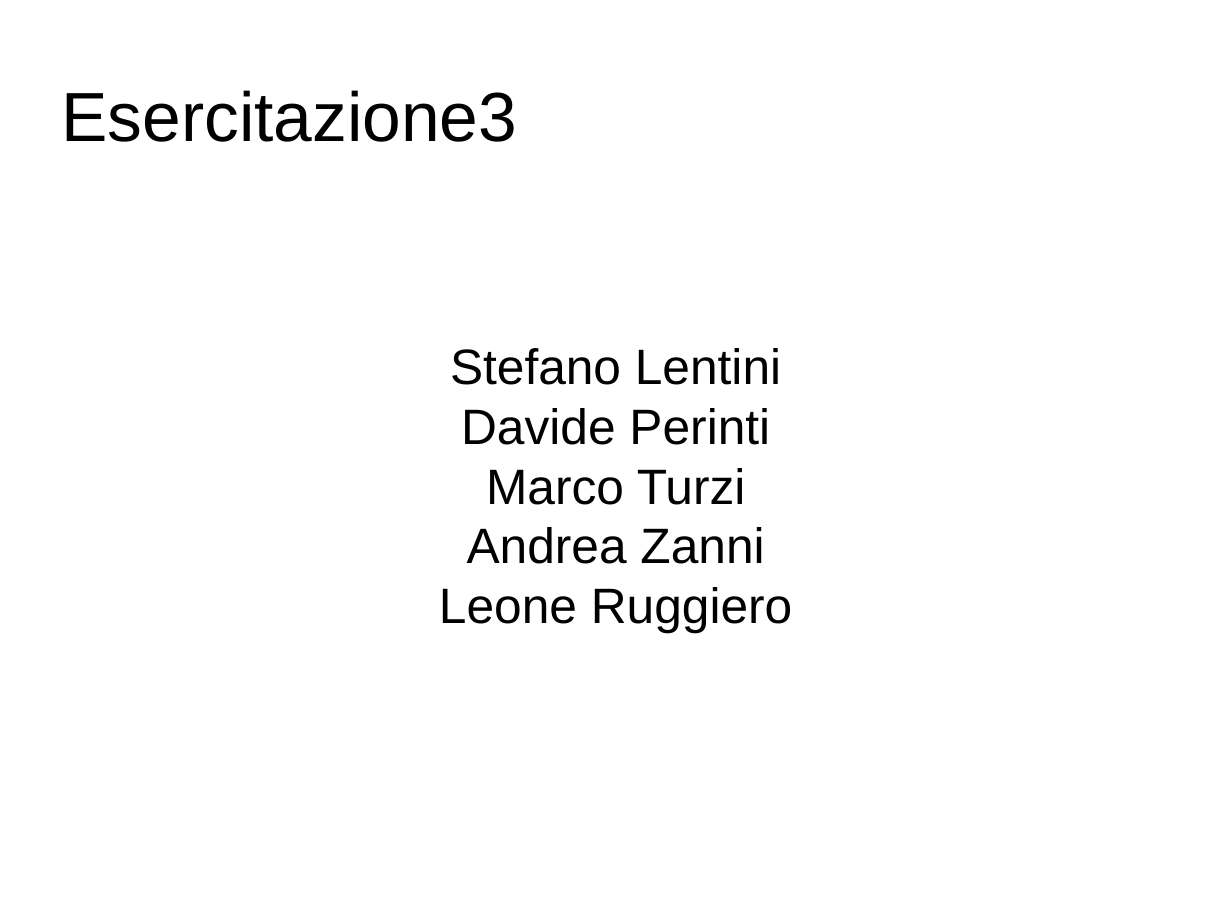
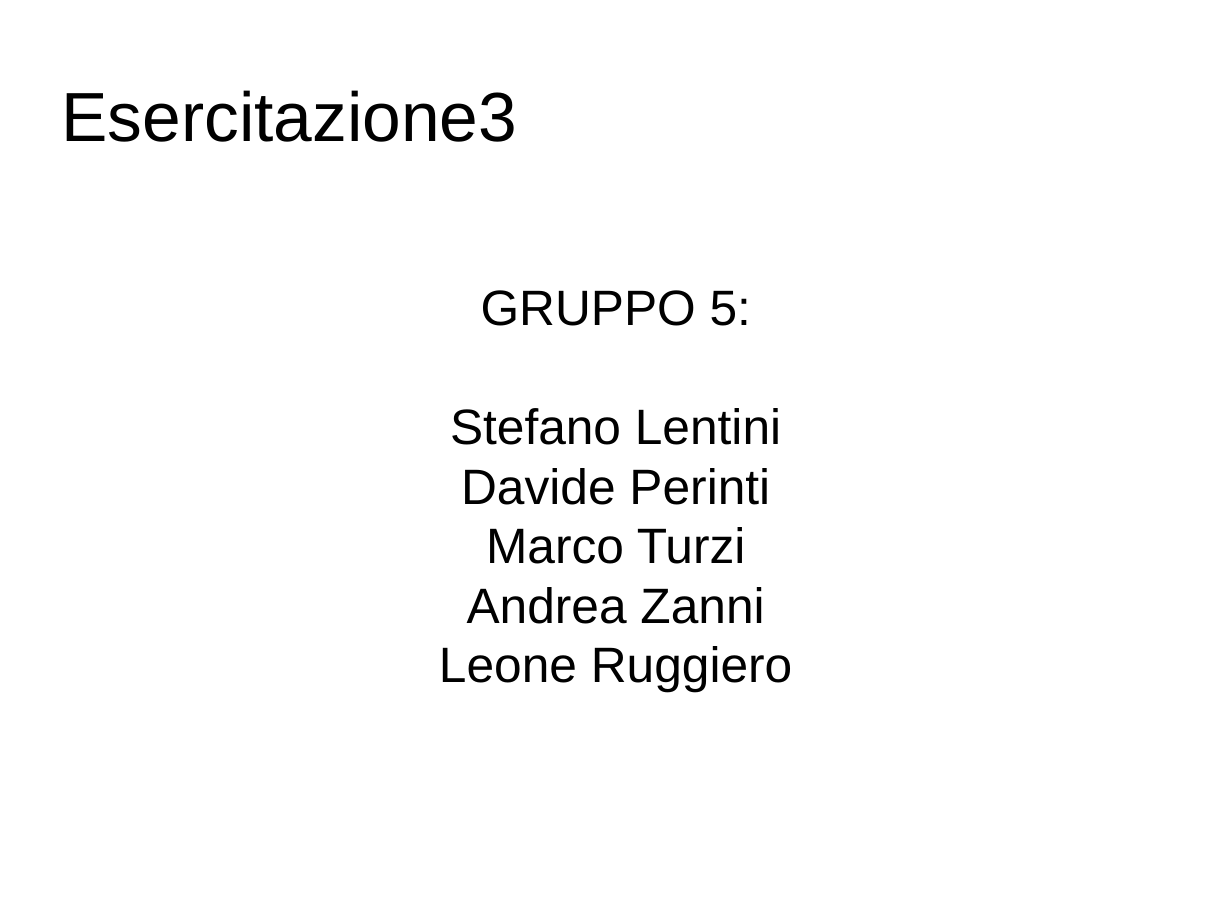
Before and after one commit to stefl3n/Esercitazione3, a slide deck: slide 1 of Project/Presentazione/Presentazione 3.odp. Drawn at 1232x924 pixels with LibreOffice and Linux fonts; fonts in the diff are those of the drawing; background and template pictures are left out. Boxes give left, top, right and bottom in pixels: in the first picture for what was removed or moved away, otherwise in the second. Text is boxed around its words. In the diff, an @@ line names an element or a change of style, - is before the commit and + after.

```diff
--- a/Project/Presentazione/Presentazione 3.odp
+++ b/Project/Presentazione/Presentazione 3.odp
@@ subtitle at <box>481,290,751,326</box>: paragraph added @@
+GRUPPO 5:
```
Also in this commit, not shown: 3 other slides changed, 1 other file.
